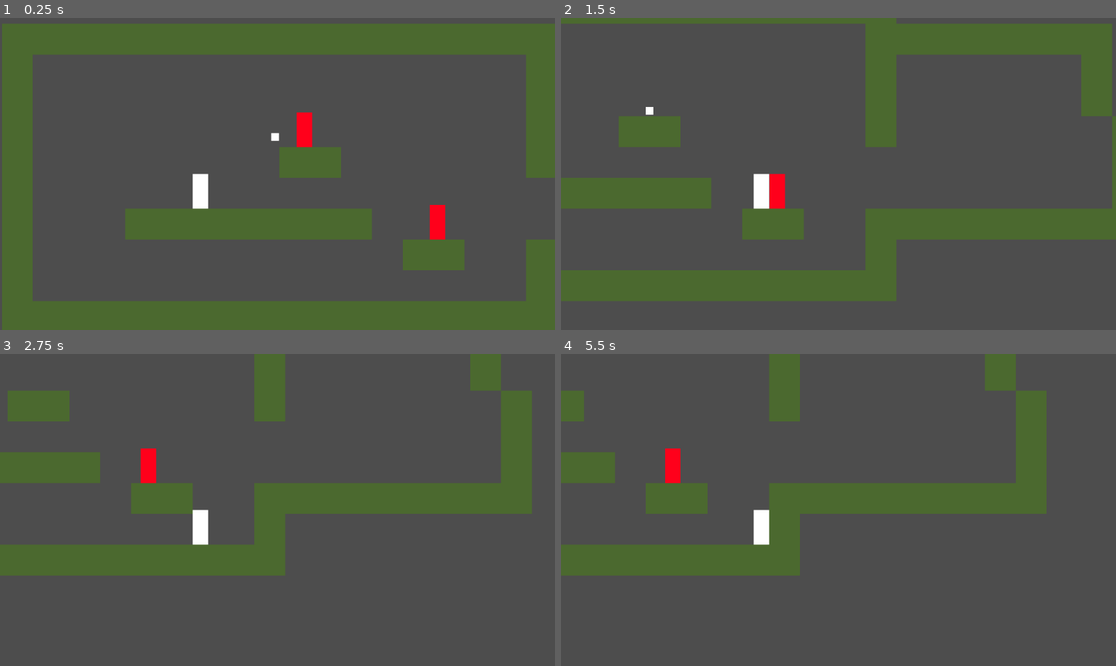
Above: before the commit, frames 1-4 (two rows, left to right).
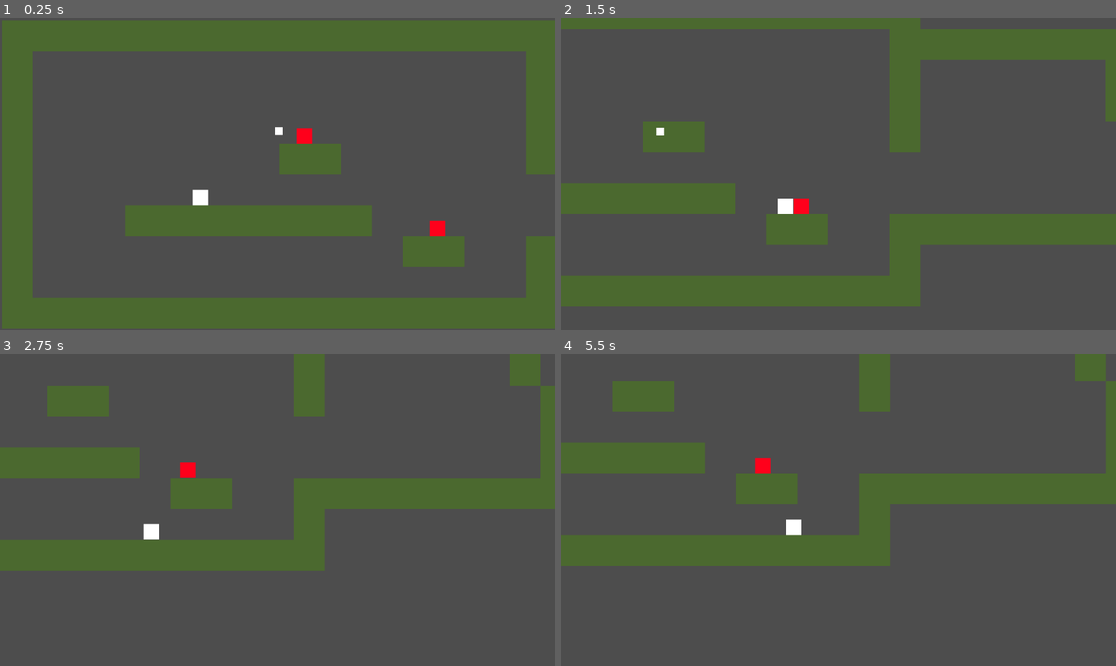
Above: after the commit, the same moments.

Repository: UTSC-game-dev-club/Teleport-Game
Game: Godot game, scene res://scenes/test_world.tscn
The game is run twice, just before and just after one commit, with the same random seed, the same clock (stepped at 60 frames per second) and the same inputs.
Inputs:
- Up to frame 1 (0.25 s): no input
- Up to frame 2 (1.5 s): tap Enter (ui_accept) at 0.5, 0.77 s; hold D (right) from 0.53 s (still down)
- Up to frame 3 (2.75 s): tap Enter (ui_accept) at 1.52 s; release D (right) at 2.03 s; hold A (left) from 2.03 s (still down)
- Up to frame 4 (5.5 s): release A (left) at 2.78 s; hold D (right) 2.78-4.28 s; tap Enter (ui_accept) at 3.02, 3.77, 4.52 s; hold A (left) 4.28-5.03 s; hold D (right) from 5.03 s (still down)

The runs differ from the first frame. In frame 1, 4.9% of the frame differs, in the area x 0-100%, y 0-100%; in frame 2, 15%; in frame 3, 16%; in frame 4, 20%, in the area x 0-100%, y 0-72%.

Commit message:
feat: refactored codes for bullets

Diff:
--- a/scenes/enemy.tscn
+++ b/scenes/enemy.tscn
@@ -6,7 +6,7 @@
 [sub_resource type="CanvasTexture" id="CanvasTexture_8tegq"]
 
 [sub_resource type="RectangleShape2D" id="RectangleShape2D_7p1mj"]
-size = Vector2(1, 1)
+size = Vector2(8, 8)
 
 [node name="enemy" type="CharacterBody2D" unique_id=990134690 node_paths=PackedStringArray("gravity_component")]
 script = ExtResource("1_md0e3")
@@ -15,12 +15,11 @@
 
 [node name="Sprite2D" type="Sprite2D" parent="." unique_id=1552850073]
 modulate = Color(1, 0, 0.105882354, 1)
-scale = Vector2(7.9999995, 18)
+position = Vector2(0, 1.1920929e-07)
+scale = Vector2(7.9999995, 8)
 texture = SubResource("CanvasTexture_8tegq")
 
 [node name="CollisionShape2D" type="CollisionShape2D" parent="." unique_id=570430724]
-position = Vector2(9.536743e-07, 0)
-scale = Vector2(7.9999995, 18)
 shape = SubResource("RectangleShape2D_7p1mj")
 
 [node name="GravityComponent" type="Node" parent="." unique_id=1038485629]
--- a/scenes/player.tscn
+++ b/scenes/player.tscn
@@ -7,7 +7,7 @@
 [sub_resource type="CanvasTexture" id="CanvasTexture_u8vuu"]
 
 [sub_resource type="RectangleShape2D" id="RectangleShape2D_3vyb7"]
-size = Vector2(8, 18)
+size = Vector2(8, 8)
 
 [node name="player" type="CharacterBody2D" unique_id=1601195654 node_paths=PackedStringArray("gravity_component", "teleport_area")]
 script = ExtResource("1_3vyb7")
@@ -16,7 +16,8 @@
 metadata/_custom_type_script = "uid://dhd1or6vpm3s4"
 
 [node name="Sprite2D" type="Sprite2D" parent="." unique_id=2035259800]
-scale = Vector2(7.9999995, 18)
+position = Vector2(0, -2.3841858e-07)
+scale = Vector2(7.9999995, 7.9999995)
 texture = SubResource("CanvasTexture_u8vuu")
 
 [node name="CollisionShape2D" type="CollisionShape2D" parent="." unique_id=691274263]
--- a/scenes/test_world.tscn
+++ b/scenes/test_world.tscn
@@ -6,6 +6,7 @@
 [ext_resource type="Script" uid="uid://vgjhbvkrdwwn" path="res://scripts/enemy/fixed_move_component.gd" id="5_dvny0"]
 [ext_resource type="PackedScene" uid="uid://61my7u78l8vn" path="res://scenes/shooter_component.tscn" id="5_ynswa"]
 [ext_resource type="PackedScene" uid="uid://ddj8bacih8jlw" path="res://scenes/bullet.tscn" id="6_dvny0"]
+[ext_resource type="Script" uid="uid://cju33qy0pcvq1" path="res://scripts/enemy/bullet_behaviour/bullet_behaviour_straight.gd" id="7_xwrkq"]
 
 [sub_resource type="TileSetAtlasSource" id="TileSetAtlasSource_amxg5"]
 texture = ExtResource("1_kyfjp")
@@ -15,6 +16,11 @@
 [sub_resource type="TileSet" id="TileSet_3263u"]
 physics_layer_0/collision_layer = 1
 sources/0 = SubResource("TileSetAtlasSource_amxg5")
+
+[sub_resource type="Resource" id="Resource_nrstc"]
+script = ExtResource("7_xwrkq")
+speed = 70.0
+metadata/_custom_type_script = "uid://cju33qy0pcvq1"
 
 [node name="TestWorld" type="Node2D" unique_id=1721837702]
 
@@ -28,6 +34,9 @@
 [node name="Camera2D" type="Camera2D" parent="player" unique_id=1972257026]
 position = Vector2(40, -9)
 zoom = Vector2(4, 4)
+limit_smoothed = true
+position_smoothing_enabled = true
+position_smoothing_speed = 3.0
 
 [node name="enemy" parent="." unique_id=557260105 node_paths=PackedStringArray("fixed_move_component") instance=ExtResource("4_umbte")]
 position = Vector2(221, 101)
@@ -47,5 +56,5 @@
 
 [node name="ShooterComponent" parent="enemy2" unique_id=2026695115 instance=ExtResource("5_ynswa")]
 bullet_scene = ExtResource("6_dvny0")
-bullet_speed = 80.0
+bullet_behaviour = SubResource("Resource_nrstc")
 shoot_delay = 0.7
--- a/scripts/autoloads/cache.gd
+++ b/scripts/autoloads/cache.gd
@@ -4,3 +4,10 @@
 
 func setup(new_player: Player):
 	player = new_player
+
+func get_player() -> Player:
+	if player == null:
+		printerr("no player set in the cache")
+		return null
+
+	return player
--- a/scripts/autoloads/enums.gd
+++ b/scripts/autoloads/enums.gd
@@ -2,7 +2,7 @@
 
 enum BulletBehaviours {
 	STRAIGHT = 0, # SPEED + DIRECTION
-	TRACKING = 1, # SPEED + TRACKING_TIME
+	HOMING = 1, # SPEED + HOMING_TIME
 	SINE = 2, # SPEED + AMPLITUDE
 }
 
@@ -11,7 +11,7 @@
 	SPEED = 1,
 	DIRECTION = 2,
 
-	TRACKING_TIME = 101,
+	HOMING_TIME = 101,
 
 	AMPLITUDE = 201,
 }
--- a/scripts/enemy/bullet.gd
+++ b/scripts/enemy/bullet.gd
@@ -2,44 +2,21 @@
 
 class_name Bullet
 
-var config: Dictionary[Enums.BulletConfigOptions, Variant]
+var parent: HittableCharacterBody
 var action: Callable
-var parent: HittableCharacterBody
+var state: Dictionary = {}
 
-var t: float = 0.0
+func setup(bullet_behaviour: BulletBehaviour, new_parent: HittableCharacterBody) -> void:
 
+	add_to_group(Constants.BULLET_STRING + new_parent.to_string())
+	parent = new_parent
+	if bullet_behaviour is BulletBehaviourStraight:
+		position = parent.position
+		state[&"speed"] = bullet_behaviour.speed
+		state[&"direction"] = (Cache.get_player().global_position - global_position).angle()
 
-func setup(new_config: Dictionary, actor: HittableCharacterBody) -> bool:
-
-	add_to_group(Constants.BULLET_STRING + actor.to_string())
-	parent = actor
-	config = new_config
-
-	if !config.has(Enums.BulletConfigOptions.BEHAVIOUR):
-		return false
-
-	if config[Enums.BulletConfigOptions.BEHAVIOUR] == Enums.BulletBehaviours.STRAIGHT:
-		if !config.has(Enums.BulletConfigOptions.SPEED):
-			return false
-		if !config.has(Enums.BulletConfigOptions.DIRECTION):
-			return false
-
-		action = func(delta: float):
-			position += delta * config[Enums.BulletConfigOptions.SPEED] * Vector2.from_angle(config[Enums.BulletConfigOptions.DIRECTION])
-		return true
-
-	if config[Enums.BulletConfigOptions.BEHAVIOUR] == Enums.BulletBehaviours.SINE:
-		if !config.has(Enums.BulletConfigOptions.SPEED):
-			return false
-		if !config.has(Enums.BulletConfigOptions.AMPLITUDE):
-			return false
-
-		action = func(delta: float):
-			position.x += Enums.BulletConfigOptions.SPEED * cos(t) * delta - Enums.BulletConfigOptions.AMPLITUDE * sin(t) * cos(t)
-			position.y += Enums.BulletConfigOptions.SPEED * sin(t) * delta + Enums.BulletConfigOptions.AMPLITUDE * cos(t) * cos(t)
-			t += delta
-
-	return false
+		action = func(delta) -> void:
+			position += delta * state[&"speed"] * Vector2(cos(state[&"direction"]), sin(state[&"direction"]))
 
 func _physics_process(delta: float) -> void:
 	action.call(delta)
--- /dev/null
+++ b/scripts/enemy/bullet_behaviour/bullet_behaviour.gd
@@ -0,0 +1,3 @@
+@abstract class_name BulletBehaviour
+
+extends Resource
--- /dev/null
+++ b/scripts/enemy/bullet_behaviour/bullet_behaviour_straight.gd
@@ -0,0 +1,5 @@
+extends BulletBehaviour
+
+class_name BulletBehaviourStraight
+
+@export var speed: float
--- a/scripts/enemy/shooter_component.gd
+++ b/scripts/enemy/shooter_component.gd
@@ -6,8 +6,7 @@
 @export var bullet_scene: PackedScene
 @export var timer: Timer
 @export_group("")
-@export var bullet_behaviour: Enums.BulletBehaviours
-@export var bullet_speed: float
+@export var bullet_behaviour: BulletBehaviour
 @export var shoot_delay: float
 
 @onready var to_shoot: bool = true
@@ -20,24 +19,12 @@
 	if to_shoot == false:
 		return
 
-	var bullet_config: Dictionary[Enums.BulletConfigOptions, Variant] = {
-		Enums.BulletConfigOptions.BEHAVIOUR: bullet_behaviour,
-		Enums.BulletConfigOptions.SPEED: bullet_speed,
-		Enums.BulletConfigOptions.DIRECTION: (Cache.player.position - actor.global_position).angle()
-	}
-
 	var bullet: Bullet = bullet_scene.instantiate()
-	bullet.global_position = actor.global_position
-	var setup_value: bool = bullet.setup(bullet_config, actor)
-
-	if !setup_value:
-		printerr("unable to setup bullet")
-		return
+	bullet.setup(bullet_behaviour, actor)
 
 	get_tree().current_scene.add_child(bullet)
 	to_shoot = false
 	timer.start()
 
-
 func _on_timer_timeout() -> void:
 	to_shoot = true
Not shown, added: scripts/enemy/bullet_behaviour/bullet_behaviour.gd.uid
Not shown, added: scripts/enemy/bullet_behaviour/bullet_behaviour_straight.gd.uid
